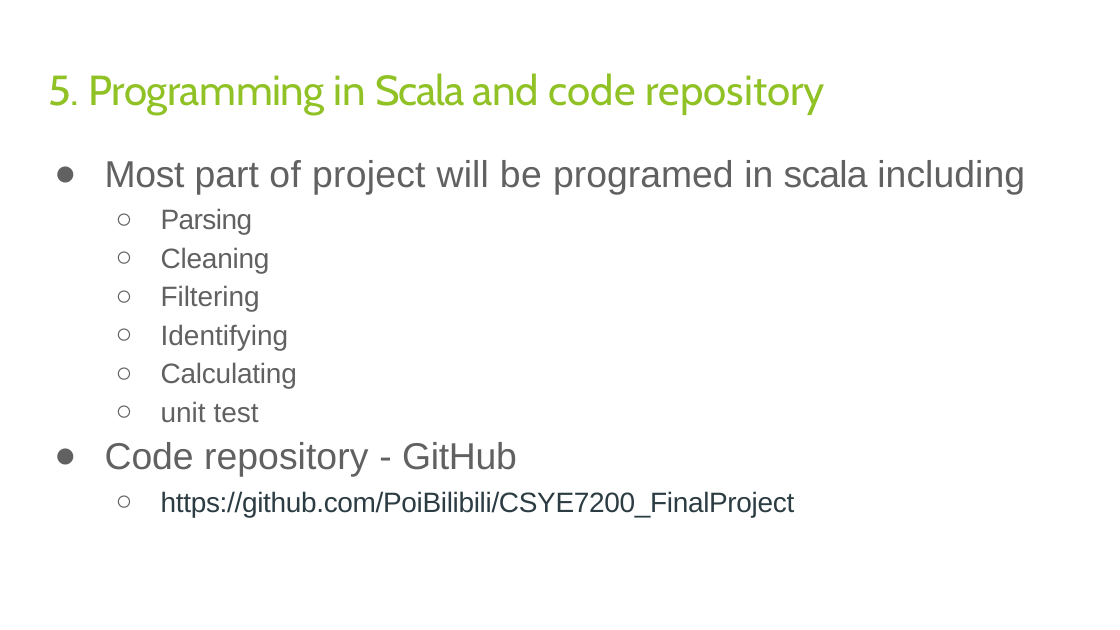
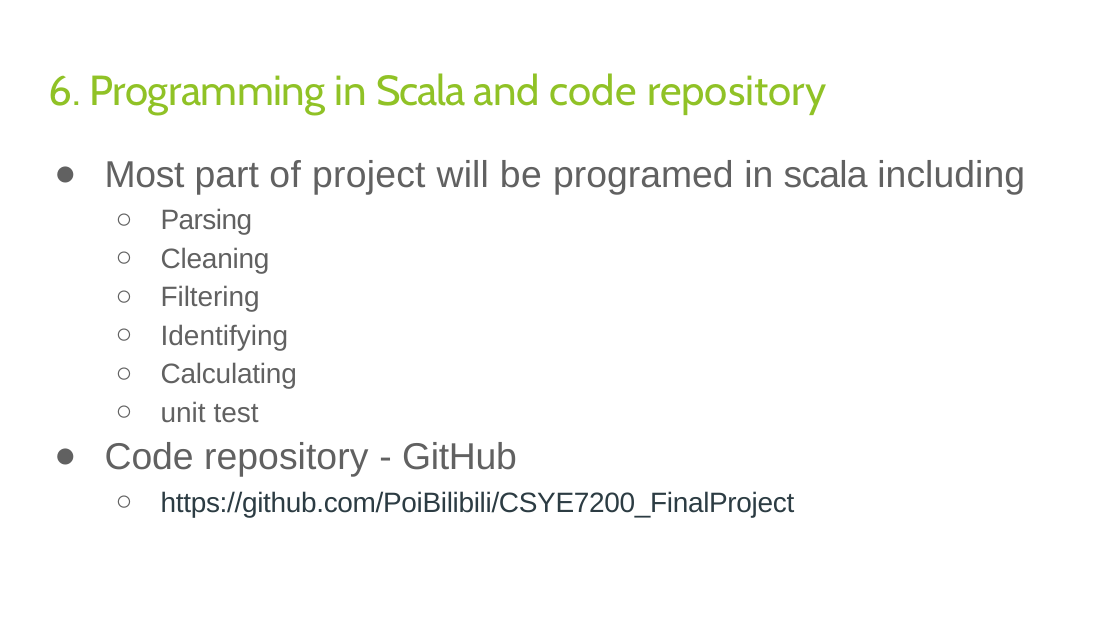
Before and after one commit to PoiBilibili/CSYE7200_FinalProject, a slide deck: slide 7 of Planning.pptx (slide 6 before the commit). Drawn at 1120x630 pixels with LibreOffice and Linux fonts; fonts in the diff are those of the drawing. Boxes give left, top, right and bottom in pixels: in the first picture for what was removed or moved away, otherwise in the second. Text is boxed around its words. In the diff, an @@ line names an element or a change of style, - is before the commit and + after.

```diff
--- a/Planning.pptx
+++ b/Planning.pptx
@@ title at box(49, 73, 826, 115): text changed @@
-5. Programming in Scala and code repository
+6. Programming in Scala and code repository
```
Also in this commit, not shown: 6 other slides changed, 45 other files.
